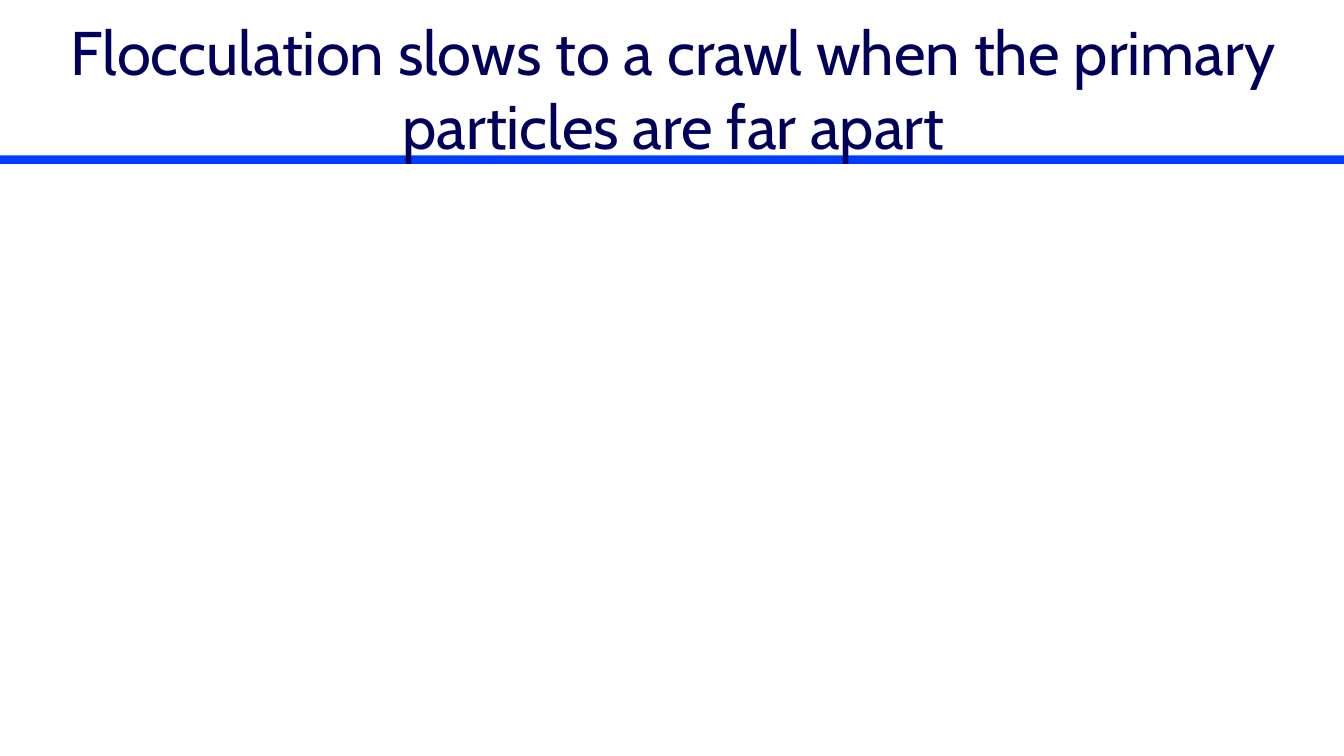
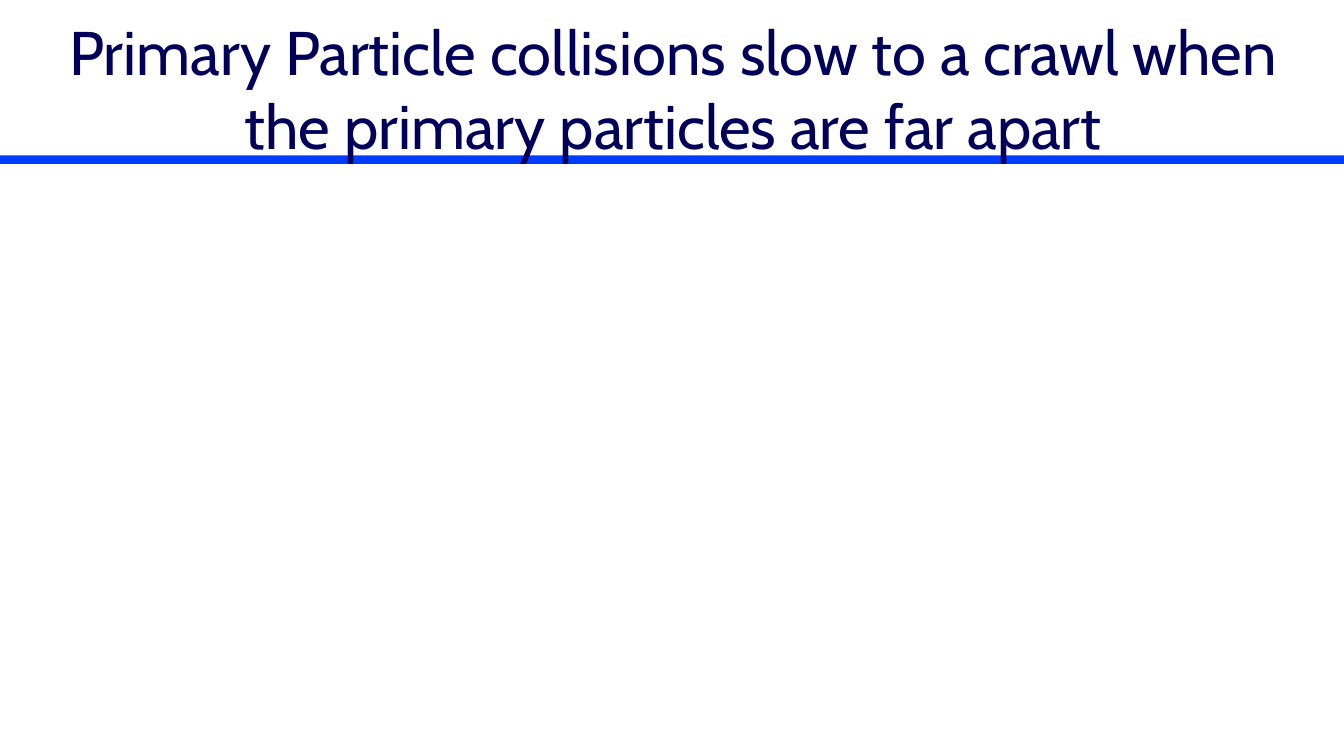
Before and after one commit to monroews/CEE4520Lectures, a slide deck: slide 24 of Flocculation Introduction.pptx (slide 21 before the commit). Drawn at 1344x756 pixels with LibreOffice and Linux fonts; fonts in the diff are those of the drawing; background and template pictures are left out. Boxes give left, top, right and bottom in pixels: in the first picture for what was removed or moved away, otherwise in the second. Text is boxed around its words. In the diff, an @@ line names an element or a change of style, - is before the commit and + after.

```diff
--- a/Flocculation Introduction.pptx
+++ b/Flocculation Introduction.pptx
@@ title at [69,28,1277,163]: text changed @@
-Flocculation slows to a crawl when the primary particles are far apart
+Primary Particle collisions slow to a crawl when the primary particles are far apart
```
Also in this commit, not shown: 8 other slides changed, 5 slides added, 5 slides removed.
